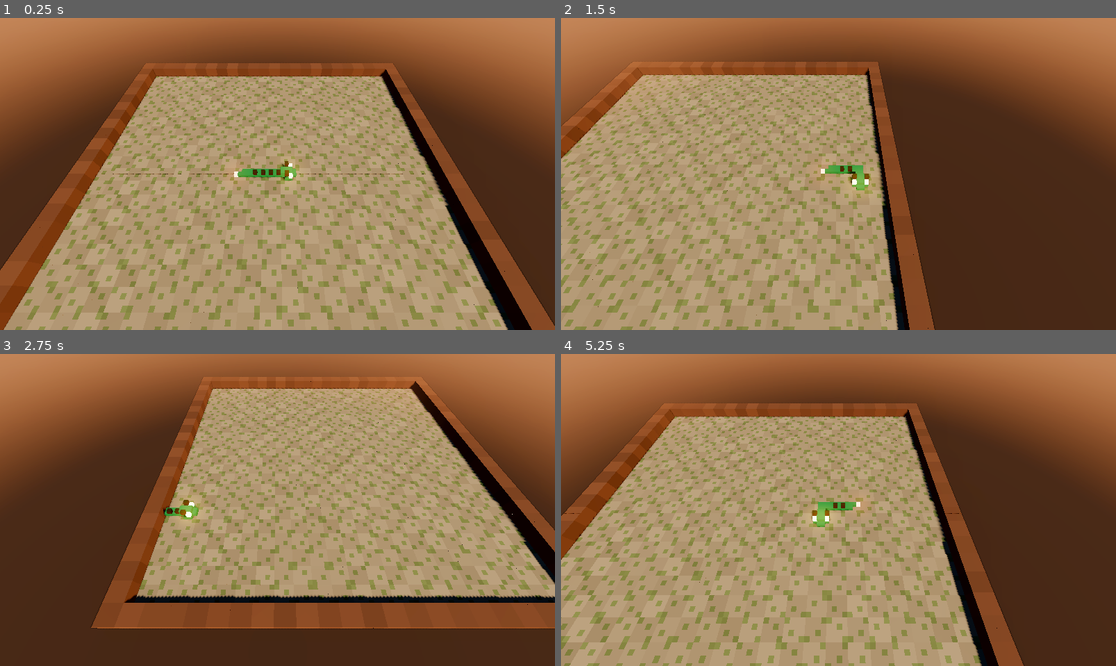
Above: before the commit, frames 1-4 (two rows, left to right).
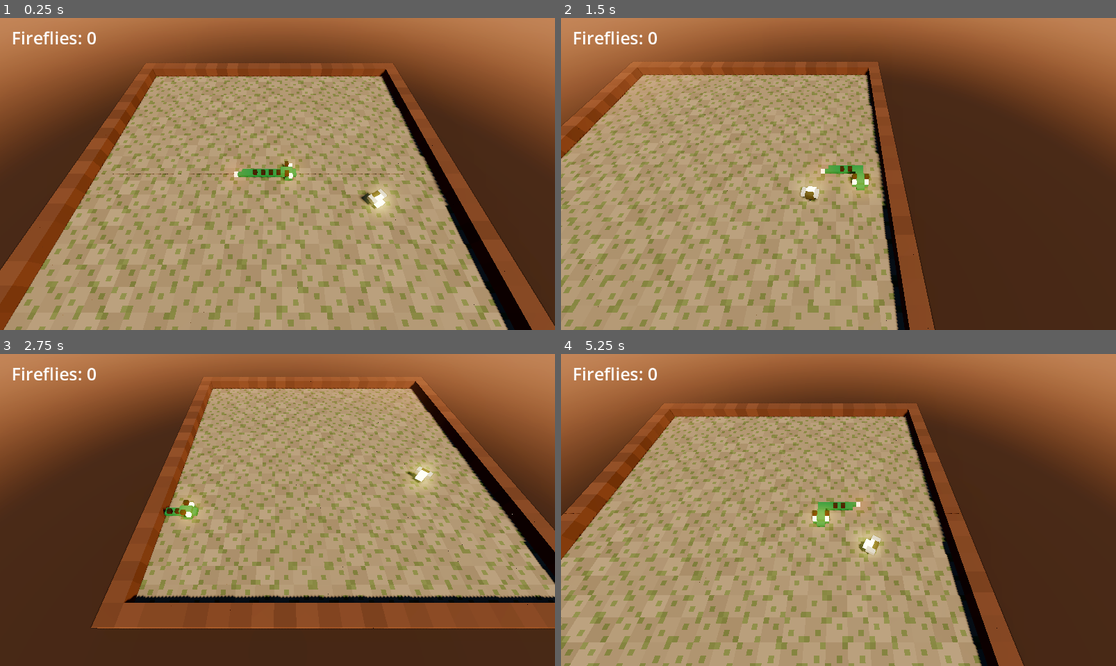
Above: after the commit, the same moments.

Repository: moberdor/d4-starter
Game: Godot game, scene res://main.tscn
The game is run twice, just before and just after one commit, with the same random seed, the same clock (stepped at 60 frames per second) and the same inputs.
Inputs:
- Up to frame 1 (0.25 s): no input
- Up to frame 2 (1.5 s): hold Right (ui_right) 0.53-1.28 s; hold Down (ui_down) from 1.28 s (still down)
- Up to frame 3 (2.75 s): release Down (ui_down) at 2.03 s; hold Right (ui_right) from 2.03 s (still down)
- Up to frame 4 (5.25 s): release Right (ui_right) at 2.78 s; hold Up (ui_up) 2.78-3.53 s; hold Left (ui_left) 3.53-5.03 s; hold Down (ui_down) from 5.03 s (still down)

The runs differ from the first frame. In frame 1, 0.6% of the frame differs, in the area x 2-71%, y 4-64%; in frame 2, 0.5%; in frame 3, 0.6%; in frame 4, 0.6%.

Commit message:
[Step 1] firefly model and score display

Diff:
--- a/app/main.gd
+++ b/app/main.gd
@@ -15,6 +15,8 @@
 var session := Session.new(GRID)
 var meshes := {}  # kit piece name -> Mesh, shared by everything that shows it (Flyweight)
 var segments: Array[MeshInstance3D] = []
+var firefly := MeshInstance3D.new()
+var score_label := Label.new()
 var camera := Camera3D.new()
 var _clock := 0.0
 
@@ -22,7 +24,7 @@
 func _ready() -> void:
 	meshes = Stage.load_kit()
 	_build_stage()
-	_draw_dragon()
+	_draw_session()
 
 
 ## Input arrives as events, so even a tap shorter than one frame is never missed.
@@ -37,13 +39,21 @@
 	while _clock >= TICK_SECONDS:
 		_clock -= TICK_SECONDS
 		session.tick()
-		_draw_dragon()
+		_draw_session()
+	firefly.rotate_y(delta * 2)
 	_follow(delta)
 
 
 ## Sky, light, and tiles live in app/stage.gd; the camera follows the head.
 func _build_stage() -> void:
 	add_child(Stage.new(session.board.tiles, meshes))
+	firefly.mesh = meshes["firefly"]
+	add_child(firefly)
+	var hud := CanvasLayer.new()
+	add_child(hud)
+	score_label.position = Vector2(24, 16)
+	score_label.add_theme_font_size_override("font_size", 36)
+	hud.add_child(score_label)
 	add_child(camera)
 	camera.position = _center(session.dragon.body[0]) + CAMERA_OFFSET
 
@@ -53,6 +63,12 @@
 	var target := _center(session.dragon.body[0]) + CAMERA_OFFSET
 	camera.position = camera.position.lerp(target, 1 - exp(-3 * delta))
 	camera.look_at(camera.position - CAMERA_OFFSET)
+
+
+func _draw_session() -> void:
+	_draw_dragon()
+	firefly.position = _center(session.firefly)
+	score_label.text = "Fireflies: %d" % session.score
 
 
 func _draw_dragon() -> void:
Binary file changed: art/dragon_kit.glb
Not shown, changed: DESIGN.md
